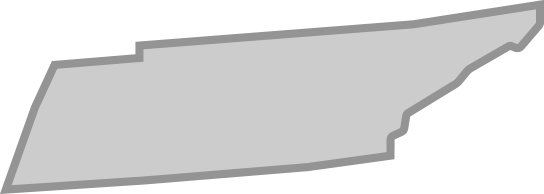
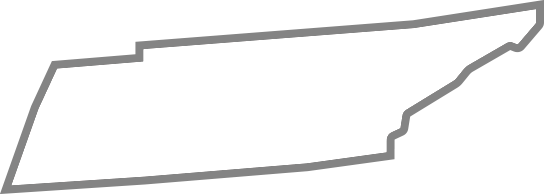
Revision of a layered w=544, h=194 image; what changed, layer by layer:
pixels changed over [0,0,544,194] (layer not identified)
